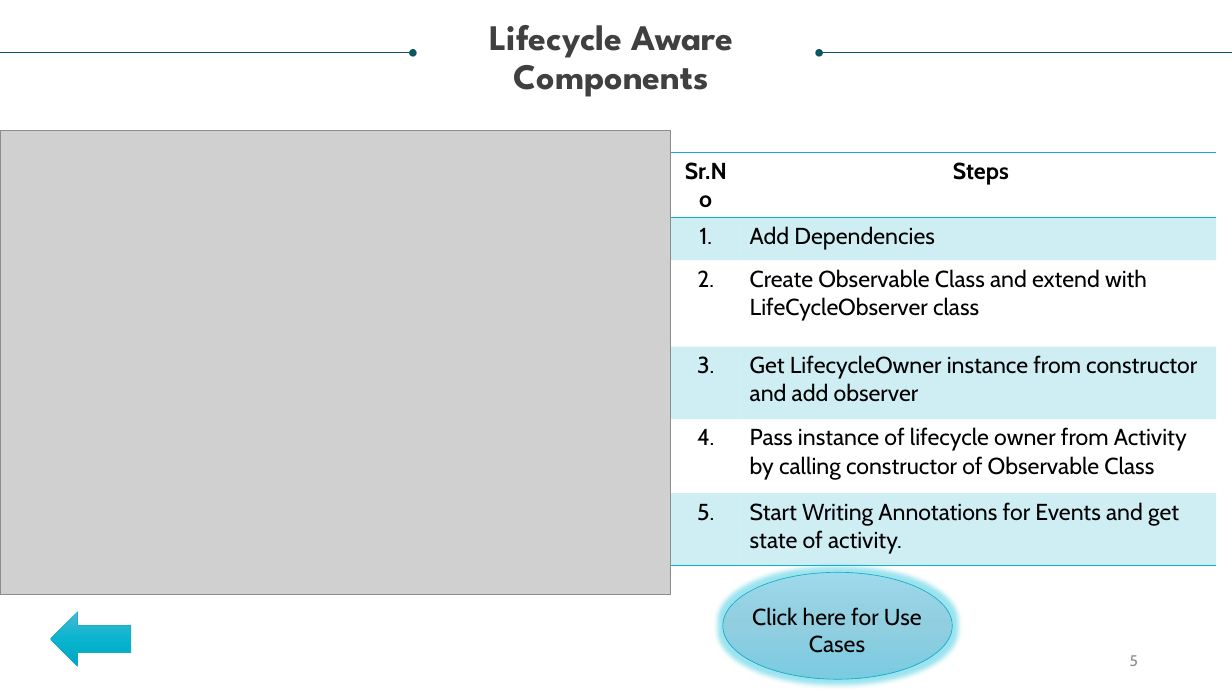
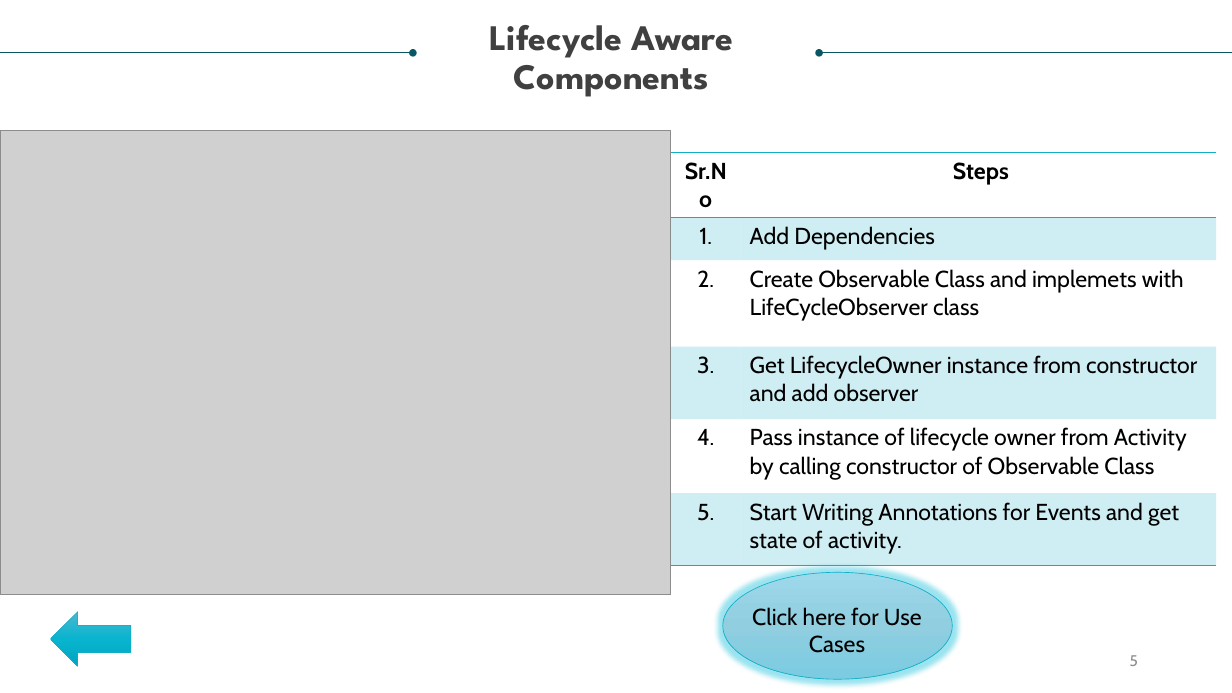
Before and after one commit to the-kool-sk/AndroidArchitectureComponents_Demo, a slide deck: slide 5 of Model – View - View Model.pptx. Drawn at 1232x693 pixels with LibreOffice and Linux fonts; fonts in the diff are those of the drawing; grey boxes stand for pictures. Boxes give left, top, right and bottom in pixels: in the first picture for what was removed or moved away, otherwise in the second. Text is boxed around its words. In the diff, an @@ line names an element or a change of style, - is before the commit and + after.

```diff
--- a/Model – View - View Model.pptx
+++ b/Model – View - View Model.pptx
@@ table at box(671, 152, 1216, 558) @@
-row 3, column 2: Create Observable Class and extend with LifeCycleObserver class
+row 3, column 2: Create Observable Class and implemets with LifeCycleObserver class
```
Also in this commit, not shown: 4 other files.
